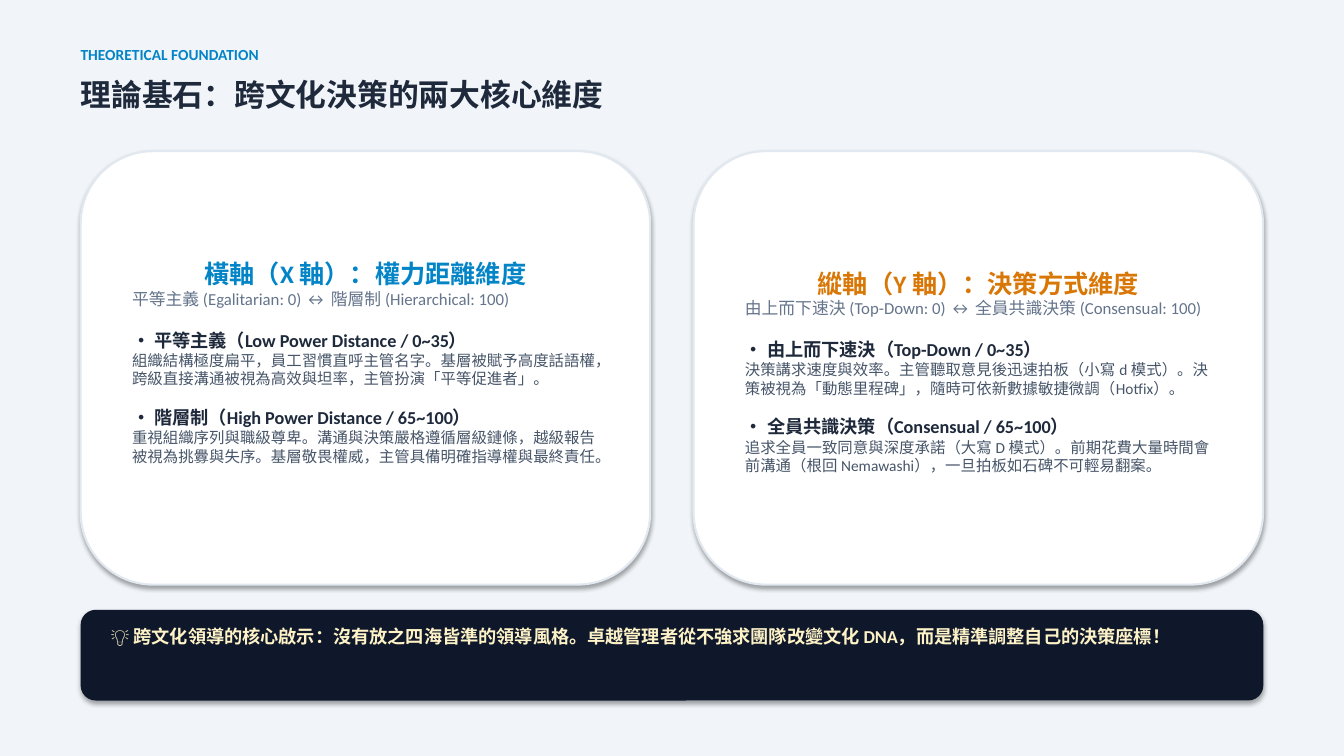
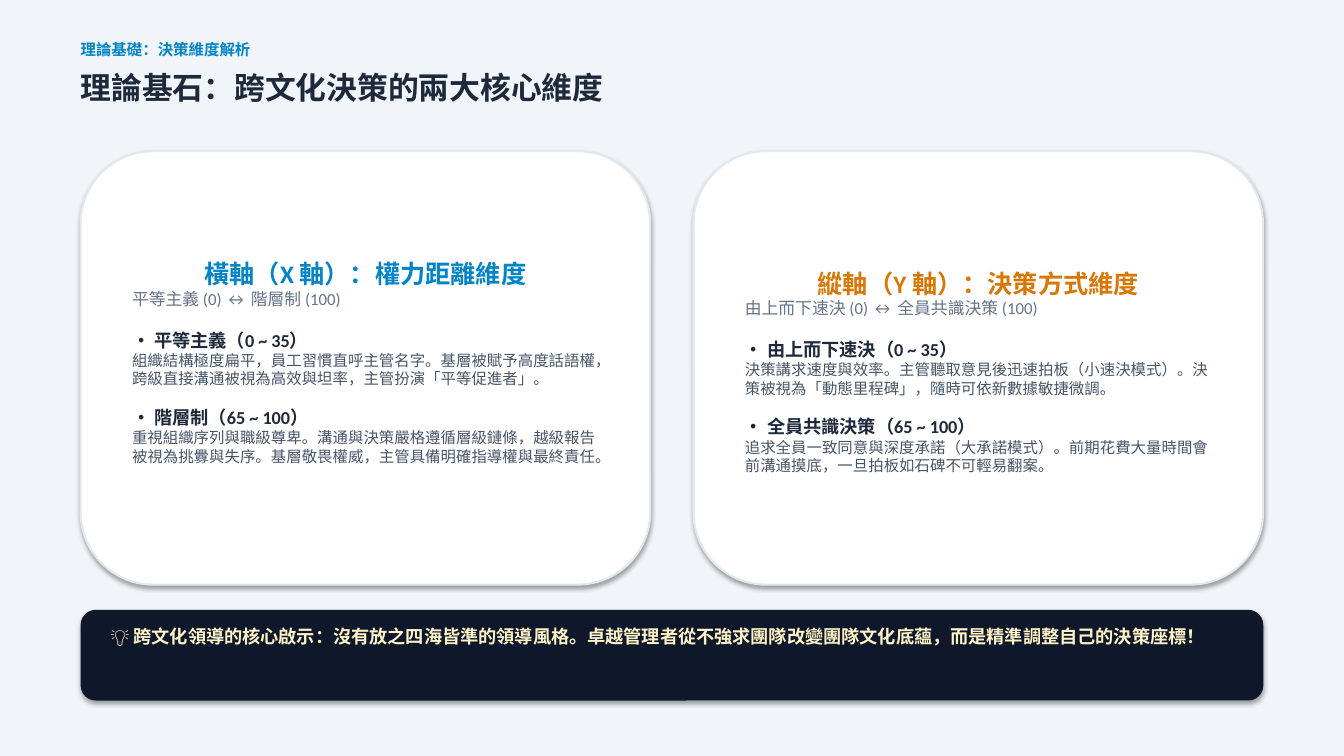
Before and after one commit to routerdd1818-tech/OB, a slide deck: slide 2 of 誰是文化王_備案簡報_Who_Is_Culture_King.pptx. Drawn at 1344x756 pixels with LibreOffice and Linux fonts; fonts in the diff are those of the drawing. Boxes give left, top, right and bottom in pixels: in the first picture for what was removed or moved away, otherwise in the second. Text is boxed around its words. In the diff, an @@ line names an element or a change of style, - is before the commit and + after.

```diff
--- a/誰是文化王_備案簡報_Who_Is_Culture_King.pptx
+++ b/誰是文化王_備案簡報_Who_Is_Culture_King.pptx
@@ text at [81,42,251,57]: text changed @@
-THEORETICAL FOUNDATION
+理論基礎：決策維度解析
@@ text "理論基石：跨文化決策的兩大核心維度": place and size @@
-text "理論基石：跨文化決策的兩大核心維度" at [81,79,604,109]
+text "理論基石：跨文化決策的兩大核心維度" at [81,72,604,102]
@@ text in rounded rectangle at [132,291,341,349]: text changed @@
-平等主義 (Egalitarian: 0) ↔ 階層制 (Hierarchical: 100)
-• 平等主義（Low Power Distance / 0~35）
+平等主義 (0) ↔ 階層制 (100)
+• 平等主義（0 ~ 35）
@@ text in rounded rectangle at [745,300,1208,473]: text changed @@
-由上而下速決 (Top-Down: 0) ↔ 全員共識決策 (Consensual: 100)
-• 由上而下速決（Top-Down / 0~35）
-決策講求速度與效率。主管聽取意見後迅速拍板（小寫 d 模式）。決策被視為「動態里程碑」，隨時可依新數據敏捷微調（Hotfix）。
-• 全員共識決策（Consensual / 65~100）
-追求全員一致同意與深度承諾（大寫 D 模式）。前期花費大量時間會前溝通（根回 Nemawashi），一旦拍板如石碑不可輕易翻案。
+由上而下速決 (0) ↔ 全員共識決策 (100)
+• 由上而下速決（0 ~ 35）
+決策講求速度與效率。主管聽取意見後迅速拍板（小速決模式）。決策被視為「動態里程碑」，隨時可依新數據敏捷微調。
+• 全員共識決策（65 ~ 100）
+追求全員一致同意與深度承諾（大承諾模式）。前期花費大量時間會前溝通摸底，一旦拍板如石碑不可輕易翻案。
@@ text in rounded rectangle at [154,408,309,426]: text changed @@
-• 階層制（High Power Distance / 65~100）
+• 階層制（65 ~ 100）
@@ text at [134,627,1205,646]: text changed @@
-💡 跨文化領導的核心啟示：沒有放之四海皆準的領導風格。卓越管理者從不強求團隊改變文化 DNA，而是精準調整自己的決策座標！
+💡 跨文化領導的核心啟示：沒有放之四海皆準的領導風格。卓越管理者從不強求團隊改變團隊文化底蘊，而是精準調整自己的決策座標！
```
Also in this commit, not shown: 14 other slides changed, 9 other files.
